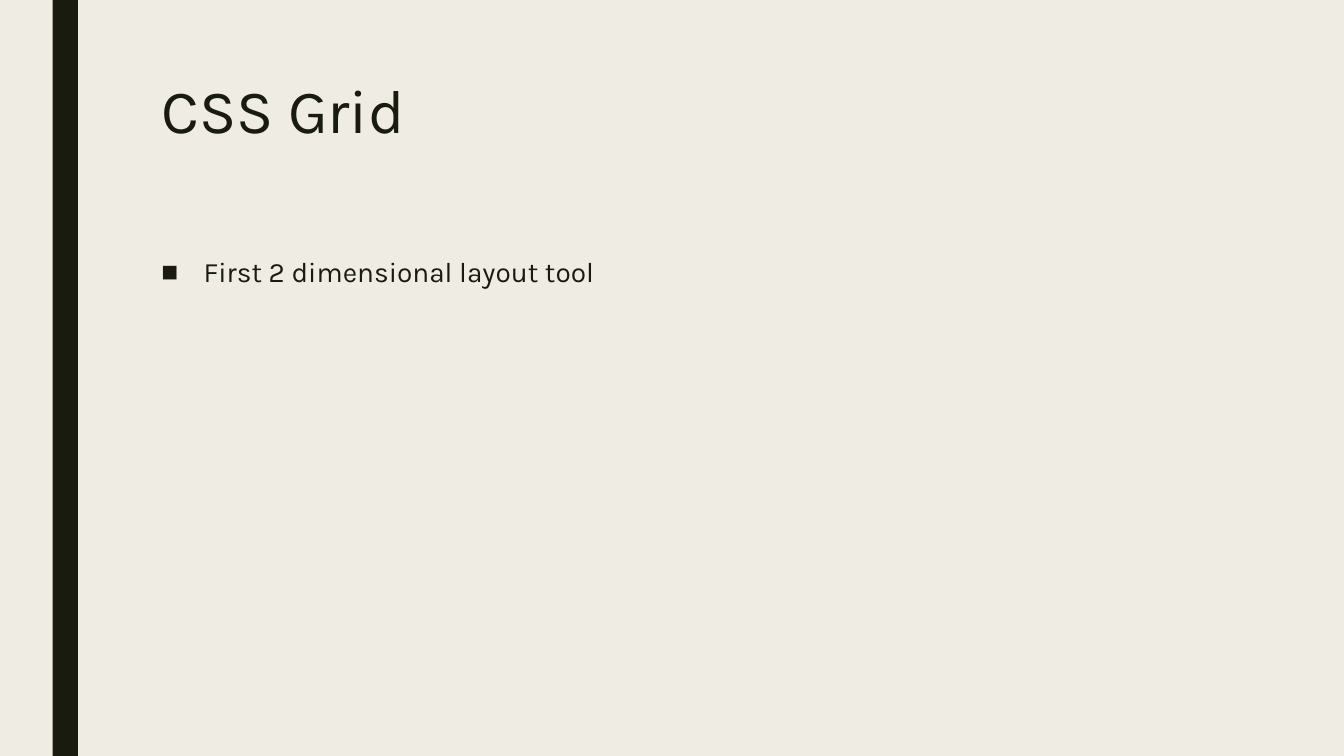
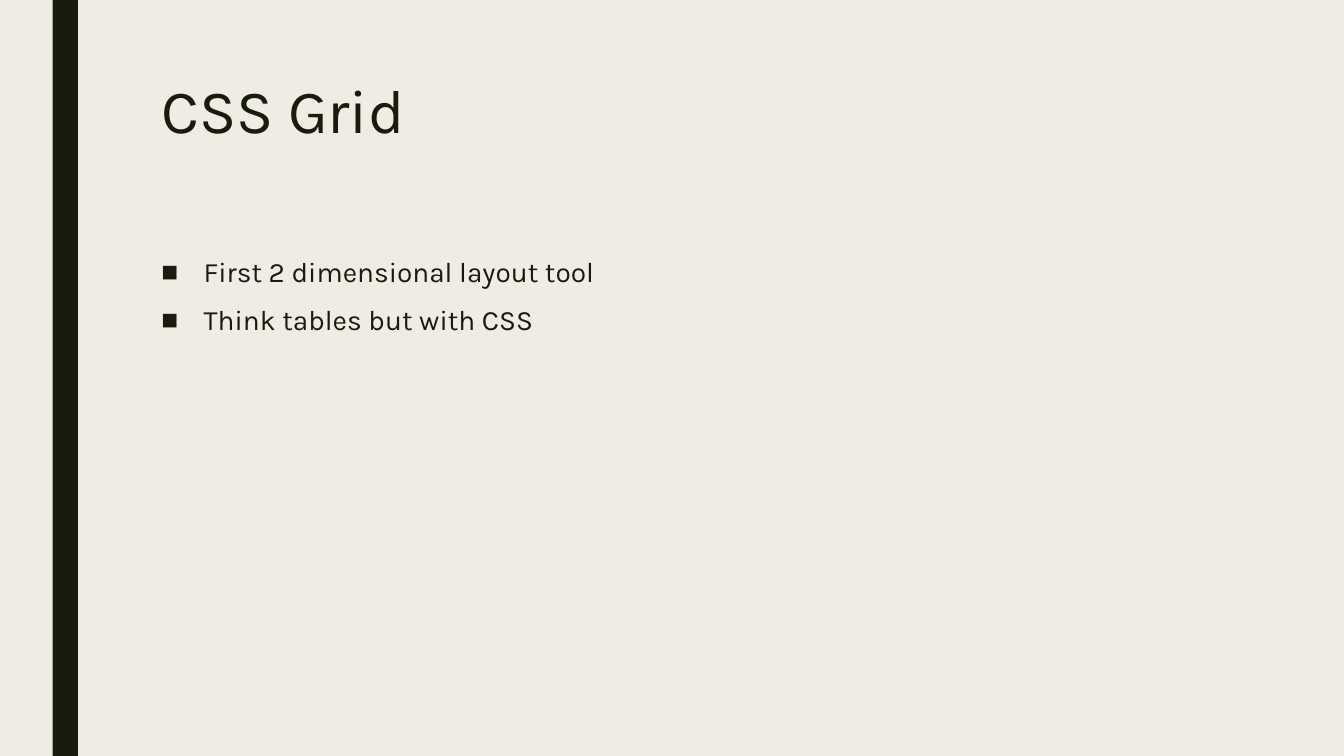
Before and after one commit to shellwe/Flexbox_Grid, a slide deck: slide 3 of Flexbox and Grid.pptx. Drawn at 1344x756 pixels with LibreOffice and Linux fonts; fonts in the diff are those of the drawing. Boxes give left, top, right and bottom in pixels: in the first picture for what was removed or moved away, otherwise in the second. Text is boxed around its words. In the diff, an @@ line names an element or a change of style, - is before the commit and + after.

```diff
--- a/Flexbox and Grid.pptx
+++ b/Flexbox and Grid.pptx
@@ text at bbox=[204, 310, 533, 331]: paragraph added @@
+■ Think tables but with CSS
```
Also in this commit, not shown: 1 other slide changed, 6 other files.
